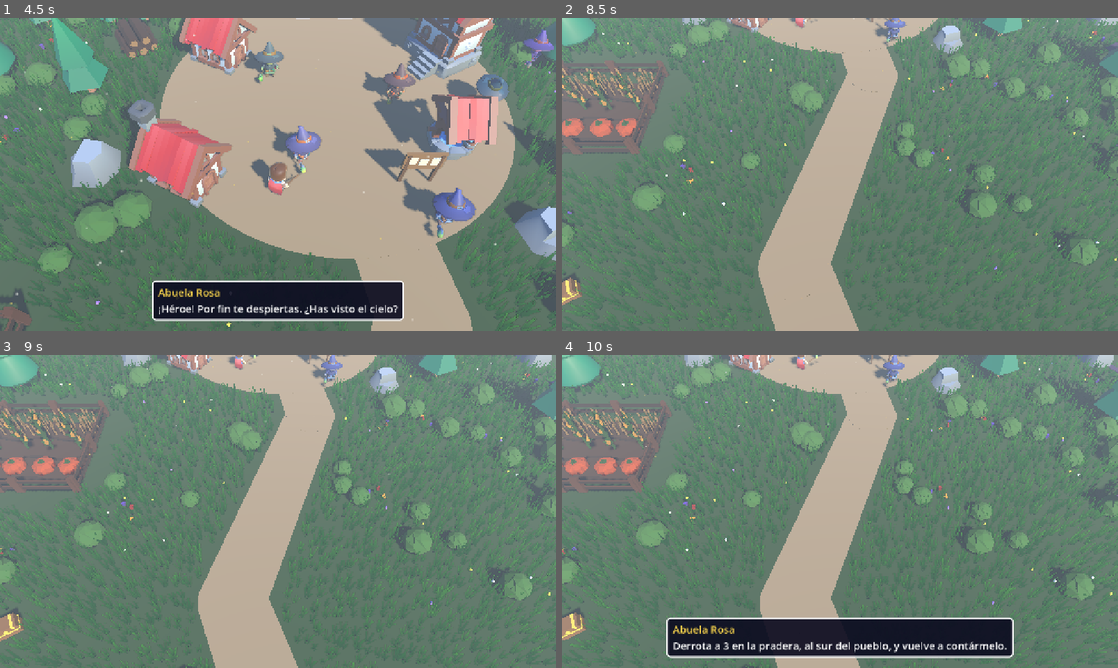
Above: before the commit, frames 1-4 (two rows, left to right).
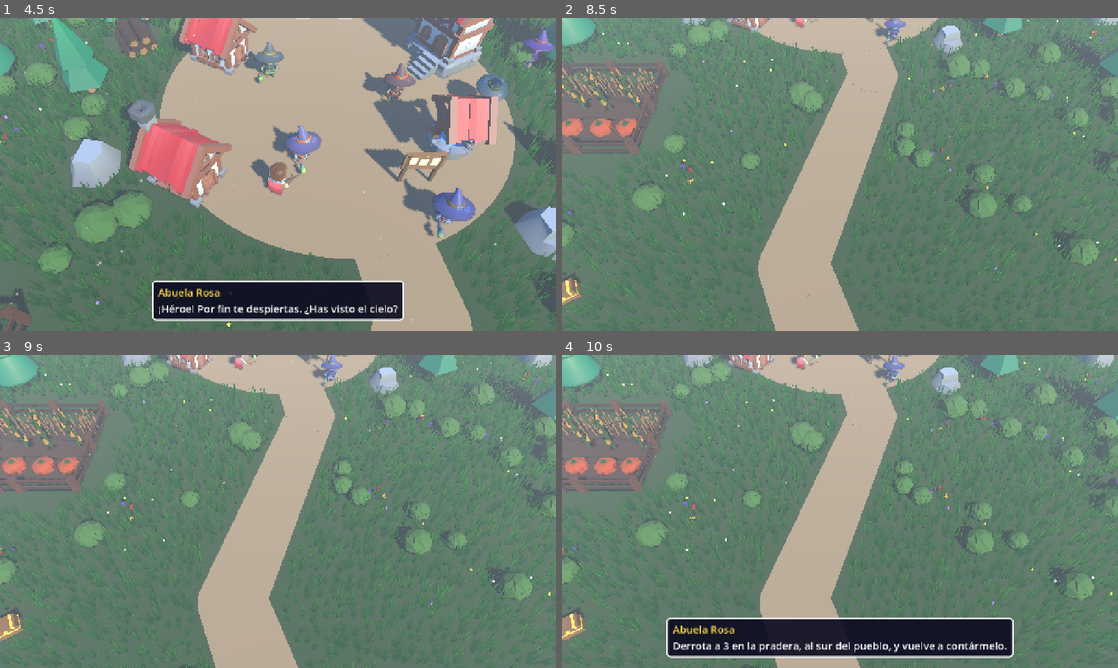
Above: after the commit, the same moments.

Repository: apergas/rpg-turnos
Game: Godot game, scene res://scenes/title/title.tscn
Same seed, same stepped clock (60 frames per second), same inputs: the game is played once before the commit and once after it.
Inputs (mouse positions are in pixels of both pictures, inside the frame that each line leads up to):
- Up to frame 1 (4.5 s): tap Enter (accept) at 0.5, 0.6, 2 s; move the mouse to (400, 158) at 0.52 s; hold D (move_right) 0.53-1.25 s; click (400, 158) at 0.67 s; tap Space at 0.77, 1.07 s; click "Normal" at 1.25 s; drag from (166, 190) to (250, 237) at 2.02 s; move the mouse to (333, 105) at 2.77 s; hold D (move_right) 2.78-3.5 s; tap Keypad Enter at 2.85 s; drag from (250, 237) to (111, 127) at 3.52 s; move the mouse to (444, 221) at 4.27 s; hold A (move_left) from 4.28 s (still down); tap Ctrl at 4.35 s
- Up to frame 2 (8.5 s): tap Space at 4.52, 4.82, 7.52, 7.82 s; release A (move_left) at 5 s; drag from (673, 127) to (756, 96) at 5.02 s; move the mouse to (867, 174) at 5.77 s; hold S (move_down) 5.78-6.5 s; tap Tab at 5.85 s; click (867, 174) at 5.92 s; drag from (756, 96) to (728, 190) at 6.52 s; move the mouse to (962, 158) at 7.27 s; hold W (move_up) 7.28-8 s; tap Enter (accept) at 7.35 s; drag from (728, 190) to (812, 237) at 8.02 s
- Up to frame 3 (9 s): move the mouse to (333, 442) at 8.77 s; hold S (move_down) from 8.78 s (still down); tap Keypad Enter at 8.85 s
- Up to frame 4 (10 s): release S (move_down) at 9.5 s; drag from (812, 574) to (673, 464) at 9.52 s

Frame 1 is identical in both runs. In frame 2, 0.1% of the frame differs, in the area x 95-100%, y 6-45%; in frame 3, 0.1%; in frame 4, 0.2%, in the area x 93-100%, y 3-47%.

Commit message:
Let common enemies drop small medals in battle
Medals.MEDALS is now a plain id list; of_zone(), taken_in(), pos_of() and AUTOPLAY_ROUTE are empty stubs until Task 4 removes their users (typed Array[String] does not compile MEDALS[id].pos, so the three call sites use pos_of()).

Diff:
--- a/scripts/battle/battle_engine.gd
+++ b/scripts/battle/battle_engine.gd
@@ -88,6 +88,14 @@
 ## Quest item -> how many its quest asks for (QuestLog.wanted_items(), set before the first
 ## round): such an item always drops while the bag holds fewer, and never otherwise.
 var quest_items := {}
+## Small medals the hero carries (GameState.medals.size(), set before the first round; -1:
+## none drop, the battle run on its own). A common enemy beaten leaves one with medal_chance
+## (the Slime de Metal always, a boss never) while fewer than Medals.MEDALS are carried.
+var medals_carried := -1
+var medal_chance := Medals.DROP_CHANCE
+## Medals left in this won battle (Game takes them: Medals.take()). Each is also in drops_won
+## as Inventory.MEDAL, for the victory window, but never in the inventory.
+var medals_won := 0
 ## The difficulty: what the hero's damage and the EXP won are multiplied by.
 var damage_mult := 1.0
 var exp_mult := 1.0
@@ -645,6 +653,21 @@
 				drops_won.append(id)
 				var progress := "(%d/%d)" % [inventory.count(id), goal] if goal > 0 else ""
 				events.append(BattleEvent.drop(id, i, progress))
+	if medals_carried < 0:
+		return
+	for i in enemies.size():
+		var enemy := enemies[i]
+		if enemy.is_boss:
+			continue
+		var total := medals_carried + medals_won
+		if total >= Medals.MEDALS.size():
+			break
+		var chance := 1.0 if enemy.id == EnemyLibrary.METAL_SLIME else medal_chance
+		if _rng.randf() < chance:
+			medals_won += 1
+			drops_won.append(Inventory.MEDAL)
+			events.append(BattleEvent.drop(Inventory.MEDAL, i,
+				"(%d/%d)" % [total + 1, Medals.MEDALS.size()]))
 
 
 ## What the difficulty leaves of damage to the hero, at least 1.
--- a/scripts/battle/battle_scene.gd
+++ b/scripts/battle/battle_scene.gd
@@ -81,6 +81,10 @@
 ## Quest item -> how many its quest asks for (Game: QuestLog.wanted_items()); set before
 ## adding it. Empty: no quest item drops.
 var quest_items := {}
+## Small medals carried and the chance a common enemy leaves one (Game; set before adding
+## it). -1: no medal drops (the battle run on its own).
+var medals_carried := -1
+var medal_chance := Medals.DROP_CHANCE
 
 var _rng := RandomNumberGenerator.new()
 var _autoplay := false
@@ -168,6 +172,8 @@
 	engine.exp_mult = Difficulty.exp_mult(difficulty)
 	engine.ally = ally
 	engine.quest_items = quest_items
+	engine.medals_carried = medals_carried
+	engine.medal_chance = medal_chance
 	_hud.set_engine(engine)
 	if ally != null:
 		_hud.show_ally(ally)
@@ -475,6 +481,9 @@
 				learned += " Sustituye a %s." % event.replaced
 			await _say(learned)
 		BattleEvent.DROP:
+			if event.item == Inventory.MEDAL:
+				await _say("¡Consigues una Medalla pequeña! %s" % event.progress)
+				return
 			var said := "¡%s ha dejado %s %s!" % [_cap(_the(_fighter(event.owner))),
 				Inventory.article(event.item), Inventory.display_name(event.item)]
 			if event.get("progress", "") != "":
--- a/scripts/game/inventory.gd
+++ b/scripts/game/inventory.gd
@@ -19,8 +19,8 @@
 const SEED_ATTACK := "semilla_fuerza"
 const SEED_DEFENSE := "semilla_defensa"
 const SEED_SPEED := "semilla_agilidad"
-## The small medals are not an item: GameState.medals counts them. These are the name and
-## the key text (KEY_TEXTS) the pause menu's Objetos shows for them.
+## The small medals are not an item: GameState.medals counts them, and a battle drops them
+## (BattleEngine), never into the inventory. These are the name and the key text (KEY_TEXTS).
 const MEDAL := "medalla_pequena"
 const MEDAL_NAME := "Medalla pequeña"
 const START_POTIONS := 3
@@ -120,7 +120,7 @@
 	"sello_desierto": "Lo guardaba el Gusano de las dunas. Los guardas de la montaña lo reconocerán.",
 	"mapa_montana": "Lo guardaba el Grifo de la cumbre. Marca el camino hasta la ciudad abandonada.",
 	"llave_portal": "La guardaba el Guardián de la ciudad. Abre la reja del barrio del portal.",
-	MEDAL: "El Coleccionista de Villaclaro las colecciona.",
+	MEDAL: "Algunos monstruos las llevan encima. El Coleccionista las colecciona.",
 }
 
 var _items := {}
@@ -133,10 +133,14 @@
 
 
 static func display_name(id: String) -> String:
+	if id == MEDAL:
+		return MEDAL_NAME
 	return ITEMS[id].name if ITEMS.has(id) else id
 
 
 static func article(id: String) -> String:
+	if id == MEDAL:
+		return "una"
 	return ITEMS[id].article if ITEMS.has(id) else "un"
 
 
--- a/scripts/game/medals.gd
+++ b/scripts/game/medals.gd
@@ -1,34 +1,18 @@
 class_name Medals extends RefCounted
-## The twelve small medals hidden in the world (M-34), three per region: in a corner, behind
-## a house, at the back of a glade, at the end of a dead-end corridor of the mine. Each lies
-## off the path and away from the autoplay route; the map shows it only to a hero close by
-## (World) and never on the map square. The Coleccionista of Villaclaro counts them (they are
-## never spent) and gives PRIZES as their number grows. GameState.medals remembers the ones
-## taken, by id, also across a Partida nueva +. Pure: works on a GameState, no nodes.
+## The twelve small medals (M-34; dropped in battle since 2.5.0): a common enemy beaten
+## leaves one now and then (DROP_CHANCE, BattleEngine), the Slime de Metal always, a boss
+## never. The Coleccionista, in every village (ZoneData.npcs named COLLECTOR), counts them
+## (they are never spent) and gives PRIZES as their number grows. GameState.medals remembers
+## the ones carried, by id, also across a Partida nueva +. Pure: works on a GameState.
 
-## id -> {"zone": ZoneData id, "pos": Vector3 on the ground}. Ids are unique across zones
-## (the save lists the ones taken).
-const MEDALS := {
-	# The meadow: behind the west house of Villaclaro, the south-west corner and, to the
-	# east, behind the rocks.
-	"pradera_casa": {"zone": "pradera", "pos": Vector3(-8, 0, -29)},
-	"pradera_rincon": {"zone": "pradera", "pos": Vector3(-28, 0, 26)},
-	"pradera_rocas": {"zone": "pradera", "pos": Vector3(29, 0, 6)},
-	# The forest: the back of the south and west glades, and the south-west corner.
-	"bosque_claro_sur": {"zone": "bosque", "pos": Vector3(22, 0, 21)},
-	"bosque_claro_oeste": {"zone": "bosque", "pos": Vector3(-26, 0, -25)},
-	"bosque_rincon": {"zone": "bosque", "pos": Vector3(-25, 0, 36)},
-	# The mine: the end of a dead-end corridor of each floor, out of every room (cells
-	# (1, 7), (1, 11) and (9, 11)).
-	"mina_1_fondo": {"zone": "mina_1", "pos": Vector3(-25, 0, 5)},
-	"mina_2_fondo": {"zone": "mina_2", "pos": Vector3(-25, 0, 20)},
-	"mina_3_fondo": {"zone": "mina_3", "pos": Vector3(9, 0, 20)},
-	# The castle: the north-west and south-east corners of the courtyard, by their torches,
-	# and the nook north-east of the throne.
-	"castillo_patio_oeste": {"zone": "castillo_patio", "pos": Vector3(-28, 0, -24)},
-	"castillo_patio_este": {"zone": "castillo_patio", "pos": Vector3(28, 0, 8)},
-	"castillo_trono_rincon": {"zone": "castillo_trono", "pos": Vector3(20, 0, -17)},
-}
+## The ids, in the order they are found (a medal dropped takes the first one not carried).
+## Kept from the medals on the ground of 1.8.0-2.4.1, so older saves stay valid.
+const MEDALS: Array[String] = ["pradera_casa", "pradera_rincon", "pradera_rocas",
+	"bosque_claro_sur", "bosque_claro_oeste", "bosque_rincon", "mina_1_fondo", "mina_2_fondo",
+	"mina_3_fondo", "castillo_patio_oeste", "castillo_patio_este", "castillo_trono_rincon"]
+## Chance that a common enemy beaten leaves a medal, while fewer than MEDALS are carried
+## (tuned in Task 10 of the 2.5.0 plan: 8-12 medals in a v1 game of about 200 battles).
+const DROP_CHANCE := 0.02
 ## Said in the dialogue window when one is taken (taken so far / all of them).
 const FOUND_TEXT := "¡Encuentras una Medalla pequeña! (%d/%d)"
 ## The figure that counts the medals (ZoneData.npcs of Villaclaro) and where he stands.
@@ -37,7 +21,7 @@
 ## What he says: the first time; before each prize; how many are carried and how many the
 ## next prize asks (none yet, one, several); once all five prizes are given ({nombre}: the
 ## hero's name, Game fills it in).
-const INTRO := "Colecciono medallas pequeñas. Hay doce escondidas por el mundo. Tráemelas y te daré premios."
+const INTRO := "Colecciono medallas pequeñas. Algunos monstruos las llevan encima, quién sabe por qué. Tráemelas y te daré premios."
 const PRIZE_LINE := "¡%d medallas! Esto es para ti."
 const NONE_LINE := "Aún no llevas ninguna. Con %d te daré algo bueno."
 const ONE_LINE := "Llevas 1 medalla. Con %d te daré algo bueno."
@@ -53,39 +37,18 @@
 	{"medals": 12, "equipment": Equipment.MEDAL_AMULET},
 ]
 
-## --autoplay-zone=medallas only: the points walked from the zone's start entry through its
-## medals, the last one on the last medal (straight lines the hero can walk, clear of the
-## exits). The zone's own autoplay_route never passes them.
-const AUTOPLAY_ROUTE := {
-	"pradera": [Vector3(-3, 0, -19), Vector3(-8, 0, -24), Vector3(-8, 0, -25),
-		Vector3(-8, 0, -29), Vector3(-16, 0, -20), Vector3(-17, 0, 1), Vector3(-19, 0, 4),
-		Vector3(-19, 0, 15), Vector3(-26, 0, 24), Vector3(-28, 0, 26), Vector3(6, 0, 26),
-		Vector3(6, 0, 23), Vector3(18, 0, 18), Vector3(18, 0, 14), Vector3(25, 0, 10),
-		Vector3(25, 0, 6), Vector3(28, 0, 5), Vector3(29, 0, 6)],
-	"bosque": [Vector3(12, 0, 34), Vector3(21, 0, 21), Vector3(22, 0, 21), Vector3(-22, 0, 9),
-		Vector3(-24, 0, -19), Vector3(-26, 0, -25), Vector3(-22, 0, -12), Vector3(-22, 0, 7),
-		Vector3(-20, 0, 19), Vector3(-17, 0, 23), Vector3(-17, 0, 26), Vector3(-19, 0, 29),
-		Vector3(-25, 0, 35), Vector3(-25, 0, 36)],
-	"mina_1": [Vector3(-13, 0, 11), Vector3(-13, 0, 5), Vector3(-25, 0, 5)],
-	"mina_2": [Vector3(19, 0, -13), Vector3(19, 0, -9), Vector3(7, 0, -6), Vector3(7, 0, 3),
-		Vector3(-17, 0, 5), Vector3(-17, 0, 19), Vector3(-25, 0, 20)],
-	"mina_3": [Vector3(-19, 0, -15), Vector3(-19, 0, -9), Vector3(-11, 0, -6),
-		Vector3(-11, 0, 19), Vector3(9, 0, 20)],
-	"castillo_patio": [Vector3(-1, 0, 1), Vector3(-13, 0, 1), Vector3(-13, 0, 3),
-		Vector3(-19, 0, 3), Vector3(-21, 0, -11), Vector3(-28, 0, -22), Vector3(-28, 0, -24),
-		Vector3(-19, 0, -20), Vector3(-19, 0, 3), Vector3(-11, 0, 3), Vector3(-11, 0, 1),
-		Vector3(13, 0, 1), Vector3(13, 0, 3), Vector3(28, 0, 8)],
-	"castillo_trono": [Vector3(20, 0, 11), Vector3(20, 0, -17)],
-}
+## Gone in Task 4 (medals are no longer on the ground).
+const AUTOPLAY_ROUTE := {}
 
 
-## The medal ids of zone_id, in MEDALS order.
-static func of_zone(zone_id: String) -> Array[String]:
-	var ids: Array[String] = []
-	for id: String in MEDALS:
-		if MEDALS[id].zone == zone_id:
-			ids.append(id)
-	return ids
+## Gone in Task 4.
+static func pos_of(_id: String) -> Vector3:
+	return Vector3.ZERO
+
+
+## Gone in Task 4.
+static func of_zone(_zone_id: String) -> Array[String]:
+	return []
 
 
 ## Takes medal id for state. Returns FOUND_TEXT with the count, or "" if it was taken
@@ -97,13 +60,17 @@
 	return FOUND_TEXT % [state.medals.size(), MEDALS.size()]
 
 
-## How many medals of zone_id state has taken.
-static func taken_in(state: GameState, zone_id: String) -> int:
-	var count := 0
-	for id in of_zone(zone_id):
-		if id in state.medals:
-			count += 1
-	return count
+## The first medal id state does not carry ("" with all twelve).
+static func next_missing(state: GameState) -> String:
+	for id in MEDALS:
+		if not id in state.medals:
+			return id
+	return ""
+
+
+## Gone in Task 4.
+static func taken_in(_state: GameState, _zone_id: String) -> int:
+	return 0
 
 
 ## How many PRIZES count medals reach (the most the Coleccionista may have given).
--- a/scripts/world/monster_groups.gd
+++ b/scripts/world/monster_groups.gd
@@ -170,7 +170,7 @@
 	for id in Chests.of_zone(zone.id):
 		near.append(Chests.CHESTS[id].pos)
 	for id in Medals.of_zone(zone.id):
-		near.append(Medals.MEDALS[id].pos)
+		near.append(Medals.pos_of(id))
 	for well: Dictionary in zone.wells:
 		near.append(well.pos)
 	for npc: Dictionary in zone.npcs:
--- a/scripts/world/world.gd
+++ b/scripts/world/world.gd
@@ -347,7 +347,7 @@
 	for id in Chests.of_zone(zone.id):
 		_chest_lids[id] = build_chest(self, Chests.CHESTS[id])
 	for id in Medals.of_zone(zone.id):
-		_medals[id] = _build_medal(Medals.MEDALS[id].pos)
+		_medals[id] = _build_medal(Medals.pos_of(id))
 	for well: Dictionary in zone.wells:
 		_build_well(well)
 	_exits = zone.all_exits()
@@ -1323,7 +1323,7 @@
 			uses.append({"kind": CHEST, "id": id, "index": -1, "pos": Chests.CHESTS[id].pos,
 				"radius": CHEST_RADIUS})
 	for id: String in _medals:
-		uses.append({"kind": MEDAL, "id": id, "index": -1, "pos": Medals.MEDALS[id].pos,
+		uses.append({"kind": MEDAL, "id": id, "index": -1, "pos": Medals.pos_of(id),
 			"radius": MEDAL_RADIUS})
 	if _portal != null:
 		uses.append({"kind": PORTAL, "id": "", "index": -1, "pos": zone.portal_pos,
--- a/scripts/world/world_stage.gd
+++ b/scripts/world/world_stage.gd
@@ -683,7 +683,7 @@
 		_medal_zone = zone.id
 		_medal_spots.clear()
 		for id in Medals.of_zone(zone.id):
-			var spot: Vector3 = Medals.MEDALS[id].pos
+			var spot: Vector3 = Medals.pos_of(id)
 			_medal_spots.append(Vector2(spot.x, spot.z))
 	var p := Vector2(pos.x, pos.z)
 	for spot in _medal_spots:
